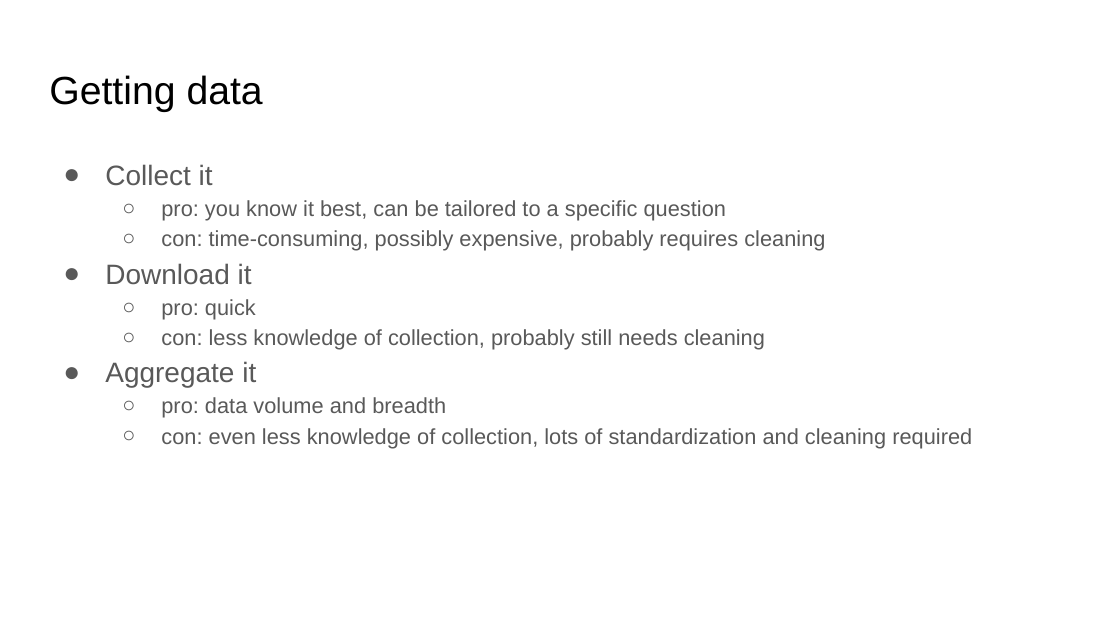
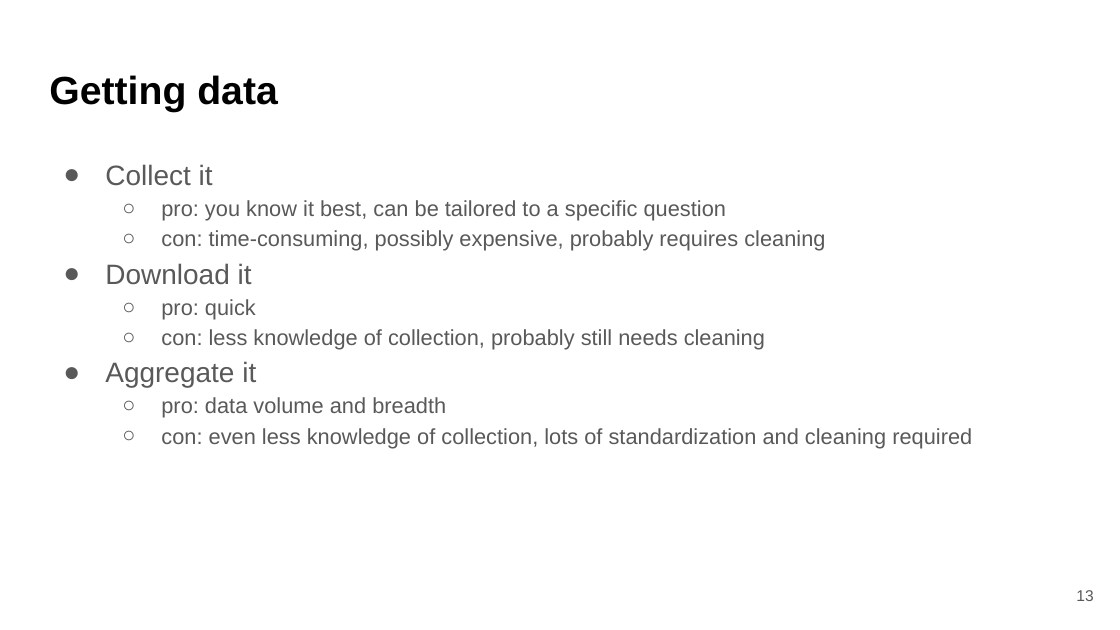
Before and after one commit to bmaitner/biometry_course, a slide deck: slide 13 of lectures/Lecture_06_exploratory_analyses_II.pptx (slide 8 before the commit). Drawn at 1120x630 pixels with LibreOffice and Linux fonts; fonts in the diff are those of the drawing. Boxes give left, top, right and bottom in pixels: in the first picture for what was removed or moved away, otherwise in the second. Text is boxed around its words. In the diff, an @@ line names an element or a change of style, - is before the commit and + after.

```diff
--- a/lectures/Lecture_06_exploratory_analyses_II.pptx
+++ b/lectures/Lecture_06_exploratory_analyses_II.pptx
@@ title "Getting data" at [49,75,278,112]: bold on @@
@@ page number added at [1076,590,1093,601], 10 pt, text #595959 @@
+13
```
Also in this commit, not shown: 11 other slides changed, 20 slides added, 22 other files.
